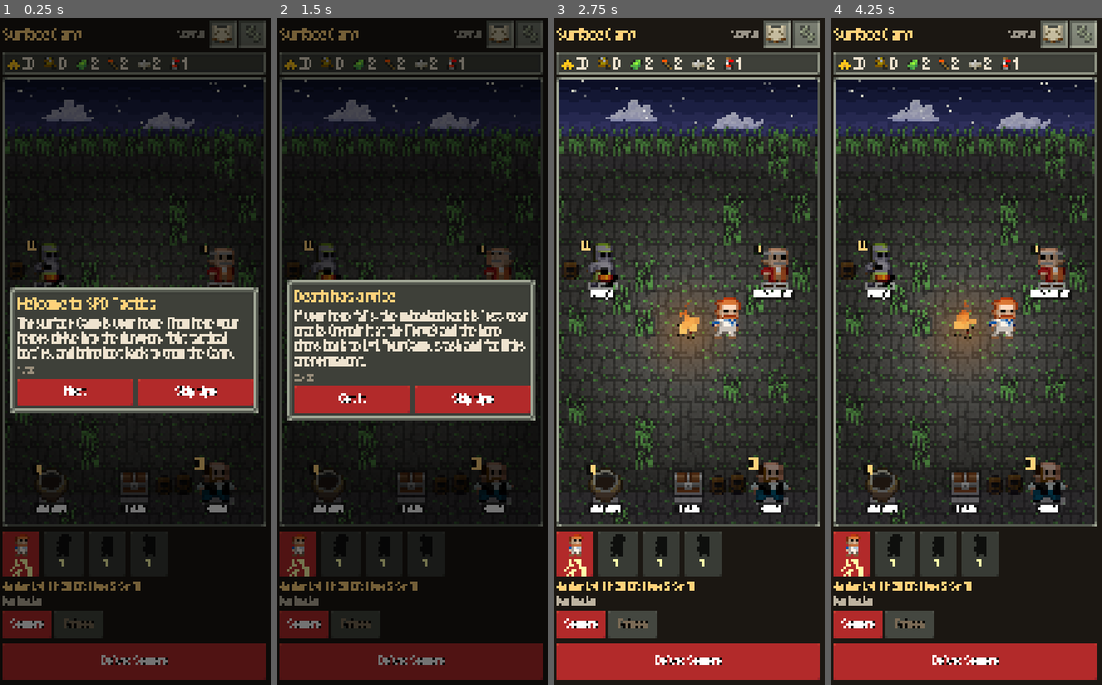
Above: before the commit, frames 1-4 (left to right).
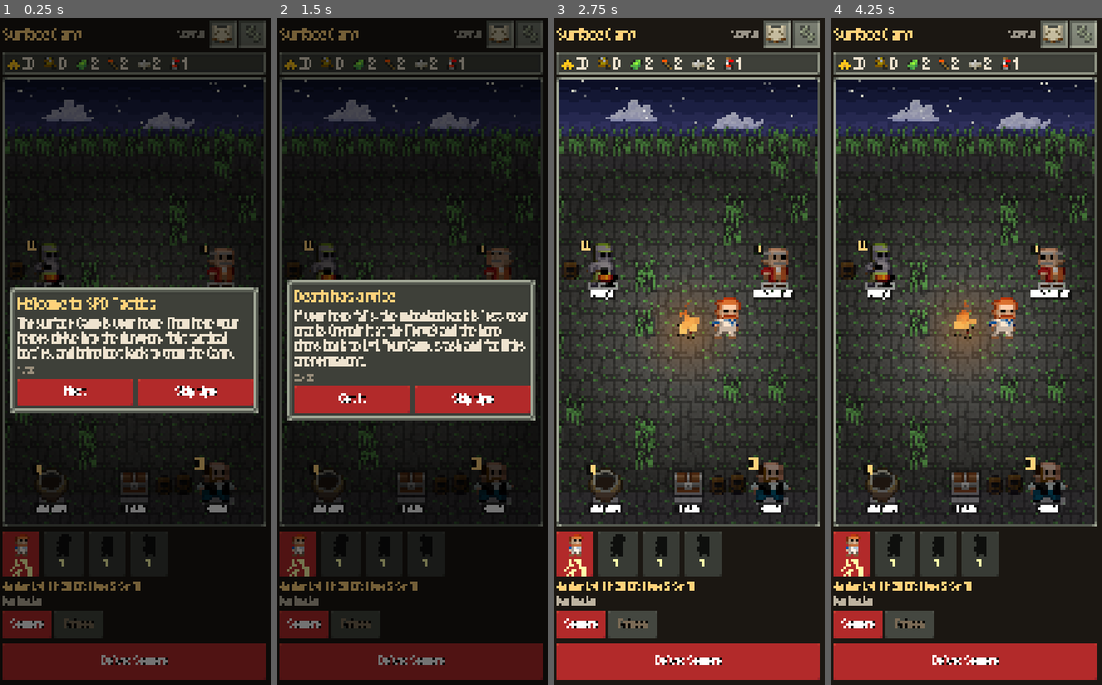
Above: after the commit, the same moments.

Repository: DaltonGoesFast/Idle-Pixel-Dungeon
Game: Godot game, scene res://scenes/main.tscn
Same seed, same stepped clock (60 frames per second), same inputs: the game is played once before the commit and once after it.
Inputs (mouse positions are in pixels of both pictures, inside the frame that each line leads up to):
- Up to frame 1 (0.25 s): no input
- Up to frame 2 (1.5 s): click "Next" at 0.5 s; click "Next" at 1.25 s
- Up to frame 3 (2.75 s): click "Skip tips" at 2 s
- Up to frame 4 (4.25 s): click (1053, 38) at 2.77 s; click (1085, 38) at 3.52 s

The runs differ from the first frame. In frame 1, 0.3% of the frame differs, in the area x 20-95%, y 21-76%; in frame 2, 0.3%; in frame 3, 1.6%, in the area x 1-95%, y 21-76%; in frame 4, 1.5%.

Commit message:
Camp: darkness clipped to the ground, grass sways as one plant and stays off NPCs, firelight flicker on nearby sprites (Bugbot)

Diff:
--- a/scripts/ui/camp_scene.gd
+++ b/scripts/ui/camp_scene.gd
@@ -98,7 +98,8 @@
 const RAISED := [[122, 234], [125, 237], [130, 242], [131, 243]]
 func _raised(r: Rect2, kind: int, sway := 0.0, mod := Color.WHITE) -> void:
 	var pr: Array = RAISED[kind]
-	draw_texture_rect_region(_masked(pr[0], [0, 1, 4, 10], true), r, Rect2(0, 0, 16, 16), mod)
+	# sway moves base and overhang together, so a clump bends as one plant instead of shearing at the seam
+	draw_texture_rect_region(_masked(pr[0], [0, 1, 4, 10], true), Rect2(r.position + Vector2(sway, 0), r.size), Rect2(0, 0, 16, 16), mod)
 	var ti: int = pr[1]
 	draw_texture_rect_region(tiles, Rect2(r.position + Vector2(sway, -r.size.y), r.size), Rect2((ti % 16) * 16, (ti / 16) * 16, 16, 16), mod)
 
@@ -214,7 +215,9 @@
 			var rc2 := Rect2(ox + x * cs, sky_h + y * cs, cs, cs)
 			var c2 := rc2.get_center()
 			if absf(c2.x - fire.x) < cs * 1.6 or y == 0: continue
-			if SPOTS.any(func(sp): return spot_rect(sp).grow(cs * 0.4).merge(spot_rect(sp).grow(cs * 0.4).grow_individual(0, cs, 0, 0)).has_point(c2)): continue
+			# the clump covers its cell and the cell above (overhang) and is drawn over the NPCs: keep both clear
+			var span := Rect2(rc2.position - Vector2(0, cs), Vector2(cs, cs * 2.0))
+			if SPOTS.any(func(sp): return spot_rect(sp).merge(label_rect(sp)).grow(cs * 0.3).intersects(span)): continue
 			if h2 % 9 == 0:   # tall grass clump: SPD raised high grass, top half in the cell above
 				grass.append([rc2, h2 & 1, roundf(sin(t * 1.6 + x * 0.9 + y)) * kk])
 	_scenery(kk, cs, fire)
@@ -232,7 +235,9 @@
 		hero_anim = all.get(hero, {}).get("idle", {"fps": 1, "frames": [0]}); hero_anim._for = hero
 	var hfl: Array = hero_anim.frames; var hf := int(hfl[int(t * float(hero_anim.fps)) % hfl.size()])
 	var cols_h := int(hs.get_width() / 12)
-	draw_texture_rect_region(hs, Rect2(Vector2(fire.x + cs * 0.9, fire.y + kk * 6 - hz.y).floor(), hz), Rect2((hf % cols_h) * 12, (hf / cols_h + GameState.armor_tier(hero)) * 15, 12, 15))
+	var frad := minf(size.x, size.y - sky_h) * 0.75   # firelight reach: warm amber flicker on nearby sprites
+	var hr := Rect2(Vector2(fire.x + cs * 0.9, fire.y + kk * 6 - hz.y).floor(), hz)
+	draw_texture_rect_region(hs, hr, Rect2((hf % cols_h) * 12, (hf / cols_h + GameState.armor_tier(hero)) * 15, 12, 15), SceneFX.firelit(hr.get_center(), fire, frad, flk))
 	# facilities
 	var font := get_theme_default_font()
 	var fs := UIKit.font_px(UIKit.font_size * 0.85)
@@ -241,15 +246,15 @@
 		draw_texture_rect_region(load("res://assets/ui/shadow.png"), Rect2(sr.position.x + sr.size.x * 0.1, sr.end.y - kk * 3, sr.size.x * 0.8, kk * 5), Rect2(0, 0, 6, 6), Color(1, 1, 1, 0.6))
 		if hot == s[0]: draw_rect(sr.grow(kk * 2), Color(1, 1, 0.6, 0.18))
 		match s[1]:
-			"_pot": _tile(sr, 64, _masked(64, [4, 10], true))   # pot without its baked plank floor
+			"_pot": draw_texture_rect_region(_masked(64, [4, 10], true), sr, Rect2(0, 0, 16, 16), SceneFX.firelit(sr.get_center(), fire, frad, flk))   # pot without its baked plank floor
 			"_chest":   # trimmed SPD frame, centred on whole pixels (DECISIONS #89)
 				var cr := UIKit.item_rect(36); var cz := cr.size * floorf(sr.size.x / 16.0)
-				draw_texture_rect_region(items, Rect2((sr.get_center() - cz / 2.0).floor(), cz), cr)
+				draw_texture_rect_region(items, Rect2((sr.get_center() - cz / 2.0).floor(), cz), cr, SceneFX.firelit(sr.get_center(), fire, frad, flk))
 			_:
 				var fw: int = s[2]
 				var an: Array = NPC_IDLE[s[1]]; var fl: Array = an[1]
 				var frame: int = fl[int((t + s[4] * 3.0) * float(an[0])) % fl.size()]
-				draw_texture_rect_region(_sprite(s[1]), sr, Rect2(frame * fw, 0, fw, s[3]))
+				draw_texture_rect_region(_sprite(s[1]), sr, Rect2(frame * fw, 0, fw, s[3]), SceneFX.firelit(sr.get_center(), fire, frad, flk))
 	# night: the clearing darkens away from the fire, the sky stays readable (DECISIONS #179)
 	SceneFX.darkness(self, Rect2(0, sky_h, size.x, size.y - sky_h), fire, minf(size.x, size.y - sky_h) * 0.62 * flk, 0.5)
 	SceneFX.glow(self, fire, cs * 1.2 * flk, Color(1.0, 0.7, 0.3, 0.12))
--- a/scripts/ui/scene_fx.gd
+++ b/scripts/ui/scene_fx.gd
@@ -33,16 +33,22 @@
 static func flicker(t: float) -> float:
 	return 1.0 + 0.035 * sin(t * 9.0) + 0.025 * sin(t * 23.0 + 1.3)
 
-## Darken everything in `area` except a pool of light at `c` with radius `rad`.
+## Darken everything in `area` except a pool of light at `c` with radius `rad`. Every quad is clipped to `area`
+## (the light quad by its texture region), so nothing outside it (the camp sky) is touched.
 static func darkness(ci: CanvasItem, area: Rect2, c: Vector2, rad: float, alpha: float, tint := Color(0.02, 0.01, 0.04)) -> void:
 	var lr := Rect2(c - Vector2.ONE * rad, Vector2.ONE * rad * 2.0)
 	var dark := Color(tint.r, tint.g, tint.b, alpha)
-	ci.draw_texture_rect(light_tex(), lr, false, dark)
 	var a := area
-	ci.draw_rect(Rect2(a.position.x, a.position.y, a.size.x, maxf(0.0, lr.position.y - a.position.y)), dark)
-	ci.draw_rect(Rect2(a.position.x, lr.end.y, a.size.x, maxf(0.0, a.end.y - lr.end.y)), dark)
-	ci.draw_rect(Rect2(a.position.x, lr.position.y, maxf(0.0, lr.position.x - a.position.x), lr.size.y), dark)
-	ci.draw_rect(Rect2(lr.end.x, lr.position.y, maxf(0.0, a.end.x - lr.end.x), lr.size.y), dark)
+	var cl := lr.intersection(a)
+	if cl.has_area():
+		var ts := Vector2(light_tex().get_width(), light_tex().get_height())
+		ci.draw_texture_rect_region(light_tex(), cl, Rect2((cl.position - lr.position) / lr.size * ts, cl.size / lr.size * ts), dark)
+	var y0 := clampf(lr.position.y, a.position.y, a.end.y); var y1 := clampf(lr.end.y, a.position.y, a.end.y)
+	ci.draw_rect(Rect2(a.position.x, a.position.y, a.size.x, y0 - a.position.y), dark)
+	ci.draw_rect(Rect2(a.position.x, y1, a.size.x, a.end.y - y1), dark)
+	var x0 := clampf(lr.position.x, a.position.x, a.end.x); var x1 := clampf(lr.end.x, a.position.x, a.end.x)
+	ci.draw_rect(Rect2(a.position.x, y0, x0 - a.position.x, y1 - y0), dark)
+	ci.draw_rect(Rect2(x1, y0, a.end.x - x1, y1 - y0), dark)
 
 static func glow(ci: CanvasItem, c: Vector2, rad: float, col: Color) -> void:
 	ci.draw_texture_rect(glow_tex(), Rect2(c - Vector2.ONE * rad, Vector2.ONE * rad * 2.0), false, col)
@@ -81,3 +87,9 @@
 		var pc := c + Vector2(cos(ang), sin(ang)) * r
 		var cc := col; cc.a = 1.0 - age
 		ci.draw_rect(Rect2(pc.floor(), Vector2(k, k)), cc)
+
+## Warm firelight on a sprite near a fire (DECISIONS #181): white far away, up to `amt` toward a flickering
+## amber within `rad` of the fire. Multiplied into the sprite's modulate, so it costs nothing extra.
+static func firelit(p: Vector2, fire: Vector2, rad: float, flk: float, amt := 0.35) -> Color:
+	var w := clampf(1.0 - p.distance_to(fire) / rad, 0.0, 1.0) * amt * (0.75 + (flk - 1.0) * 6.0)
+	return Color.WHITE.lerp(Color(1.0, 0.72, 0.45), clampf(w, 0.0, 1.0))
